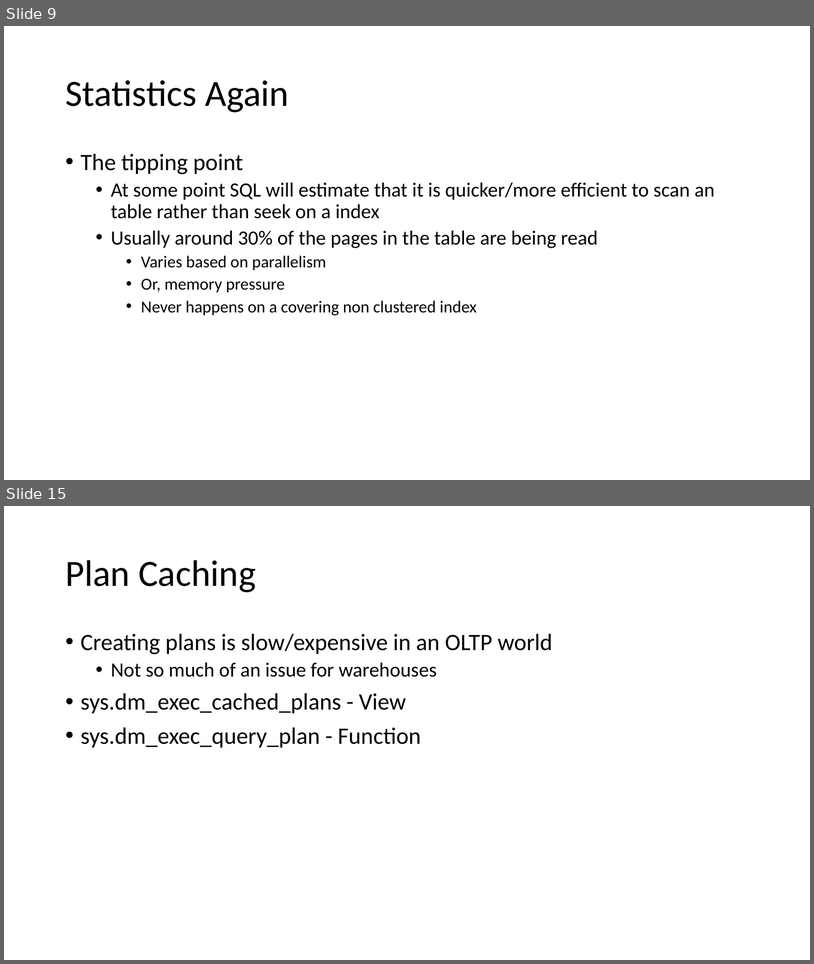
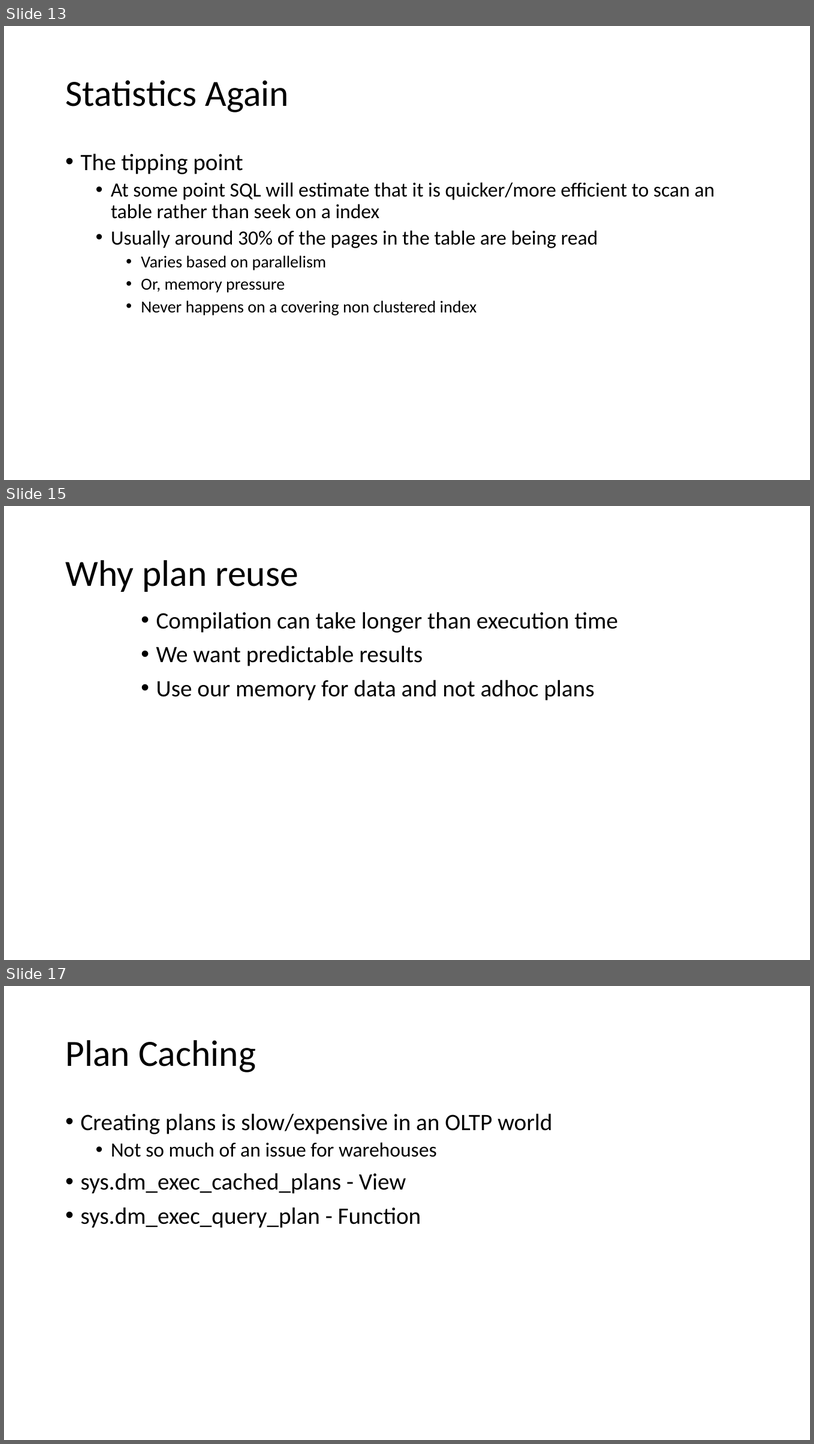
Before and after one commit to sabinio/SQLTraining, a slide deck: Slides/2. Query Execution.pptx. Shown one above the other, each under a label of ours: slides 9 and 15 before the commit, slides 13, 15 and 17 after it; the slides between them are not shown. The pictures are 814x964 and 814x1444 pixels, drawn with LibreOffice and Linux fonts; fonts in the diff are those of the drawing. Boxes give left, top, right and bottom in pixels: in the first picture for what was removed or moved away, otherwise in the second. Text is boxed around its words. In the diff, an @@ line names an element or a change of style, - is before the commit and + after.

```diff
--- a/Slides/2. Query Execution.pptx
+++ b/Slides/2. Query Execution.pptx
@@ slide 15 added at box(4, 506, 810, 960), background #FFFFFF @@
@@ title added at box(65, 560, 298, 592), 44 pt, text #000000 @@
+Why plan reuse
@@ text added at box(156, 612, 618, 700), 28 pt, text #000000 @@
+• Compilation can take longer than execution time
+• We want predictable results
+• Use our memory for data and not adhoc plans
@@ what was slide 9 is now slide 13 @@
@@ what was slide 15 is now slide 17 @@
```
Also in this commit, not shown: 1 slide changed, 5 other slides added, 3 slides removed.
